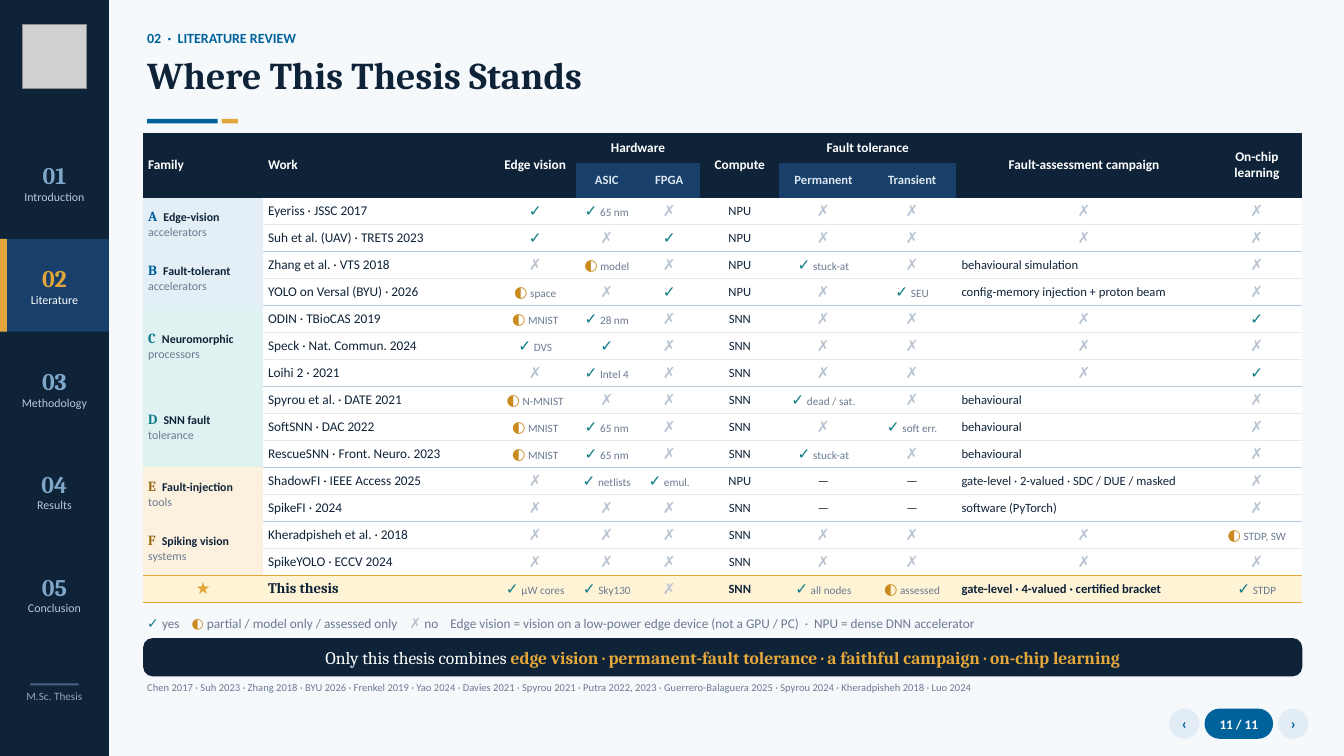
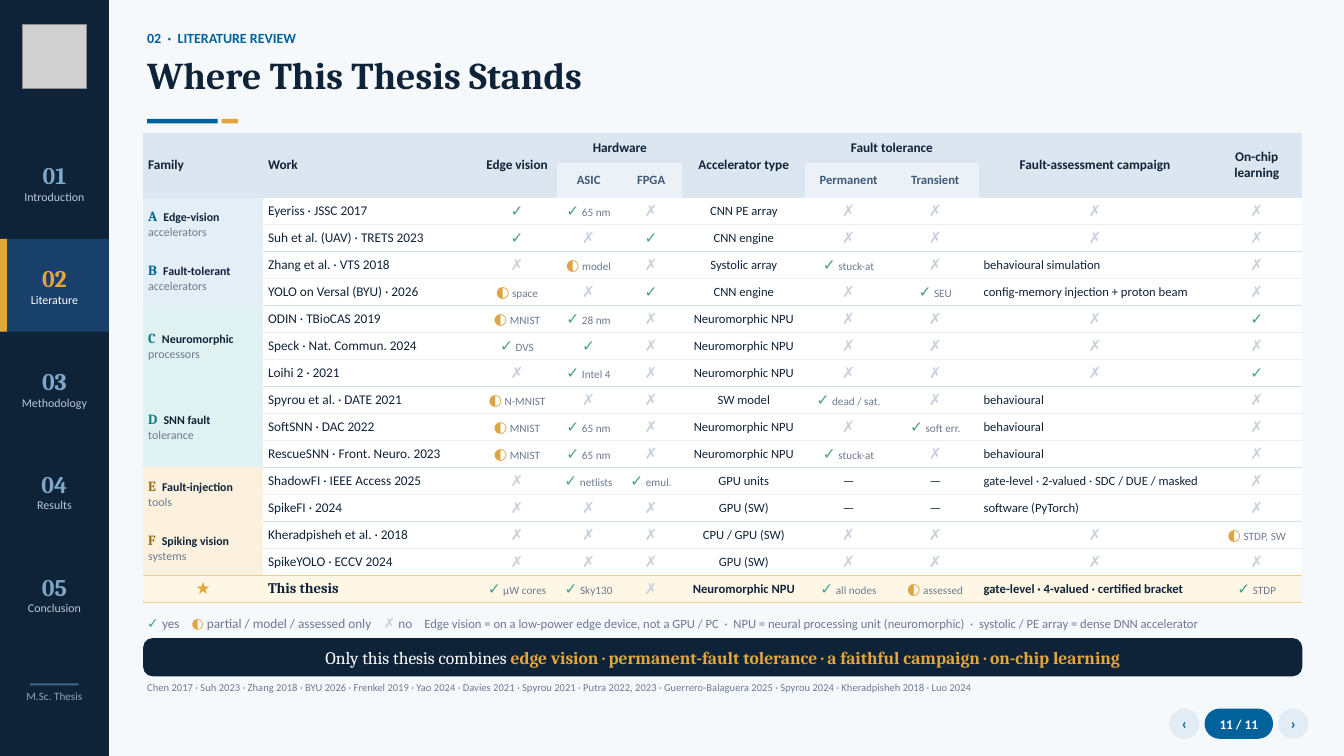
Before and after one commit to aliroshanidino/thesischecking, a slide deck: slide 11 of deliverables/thesis_deck_v2_wip.pptx. Drawn at 1344x756 pixels with LibreOffice and Linux fonts; fonts in the diff are those of the drawing; grey boxes stand for pictures. Boxes give left, top, right and bottom in pixels: in the first picture for what was removed or moved away, otherwise in the second. Text is boxed around its words. In the diff, an @@ line names an element or a change of style, - is before the commit and + after.

```diff
--- a/deliverables/thesis_deck_v2_wip.pptx
+++ b/deliverables/thesis_deck_v2_wip.pptx
@@ table at (143, 133, 1303, 600) @@
-row 1, column 6: Compute
+row 1, column 6: Accelerator type
-row 3, column 6: NPU
+row 3, column 6: CNN PE array
-row 4, column 6: NPU
+row 4, column 6: CNN engine
-row 5, column 6: NPU
+row 5, column 6: Systolic array
-row 6, column 6: NPU
+row 6, column 6: CNN engine
-row 7, column 6: SNN
+row 7, column 6: Neuromorphic NPU
-row 8, column 6: SNN
+row 8, column 6: Neuromorphic NPU
-row 9, column 6: SNN
+row 9, column 6: Neuromorphic NPU
-row 10, column 6: SNN
+row 10, column 6: SW model
-row 11, column 6: SNN
+row 11, column 6: Neuromorphic NPU
-row 12, column 6: SNN
+row 12, column 6: Neuromorphic NPU
-row 13, column 6: NPU
+row 13, column 6: GPU units
-row 14, column 6: SNN
+row 14, column 6: GPU (SW)
-row 15, column 6: SNN
+row 15, column 6: CPU / GPU (SW)
-row 16, column 6: SNN
+row 16, column 6: GPU (SW)
-row 17, column 6: SNN
+row 17, column 6: Neuromorphic NPU
@@ fill #0F2338 to #DCE6F0 in 8 cells @@
@@ fill #18406A to #EBF1F7 in 4 cells @@
@@ fill #FFF3D6 to #FFF7E6 in row 17 @@
@@ text colour #FFFFFF to #0F2338 in "Family", "Work", "Edge vision", "Hardware" and 3 more places @@
@@ text colour #DCE6F0 to #3D5A78 in "ASIC", "FPGA", "Permanent", "Transient" @@
@@ text colour #0E7C86 to #4E9F8C in "✓", "✓", "✓", "✓" and 20 more places @@
@@ text colour #B8C4D2 to #C8D0DA in "✗", "✗", "✗", "✗" and 57 more places @@
@@ text colour #C98A1E to #DDA445 in "◐", "◐", "◐", "◐" and 4 more places @@
@@ borders changed @@
@@ text at (162, 619, 1198, 630): text changed; size 9.5 to 9 pt @@
-✓ yes ◐ partial / model only / assessed only ✗ no Edge vision = vision on a low-power edge device (not a GPU / PC) · NPU = dense DNN accelerator
+✓ yes ◐ partial / model / assessed only ✗ no Edge vision = on a low-power edge device, not a GPU / PC · NPU = neural processing unit (neuromorphic) · systolic / PE array = dense DNN accelerator
```
Also in this commit, not shown: 1 other file.
